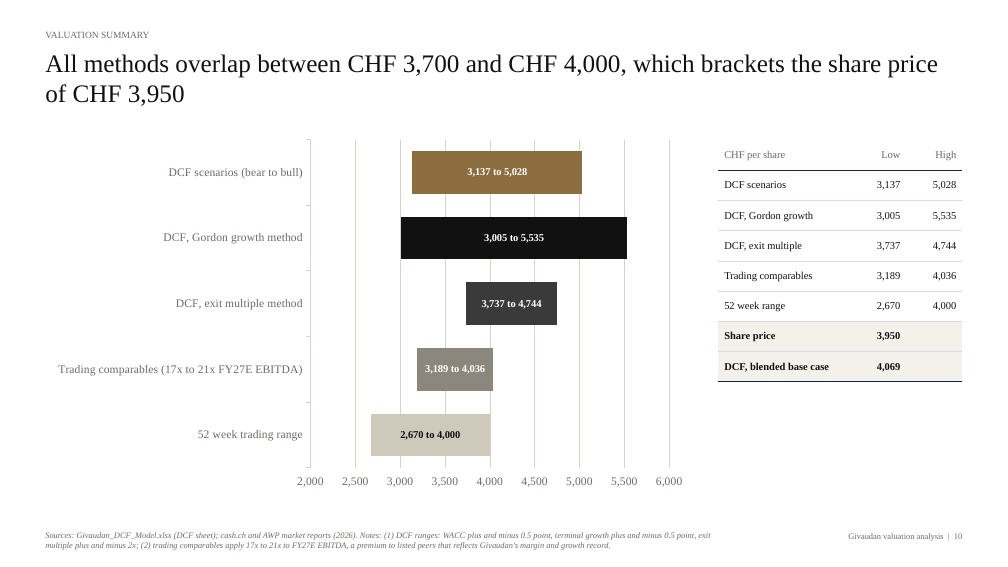
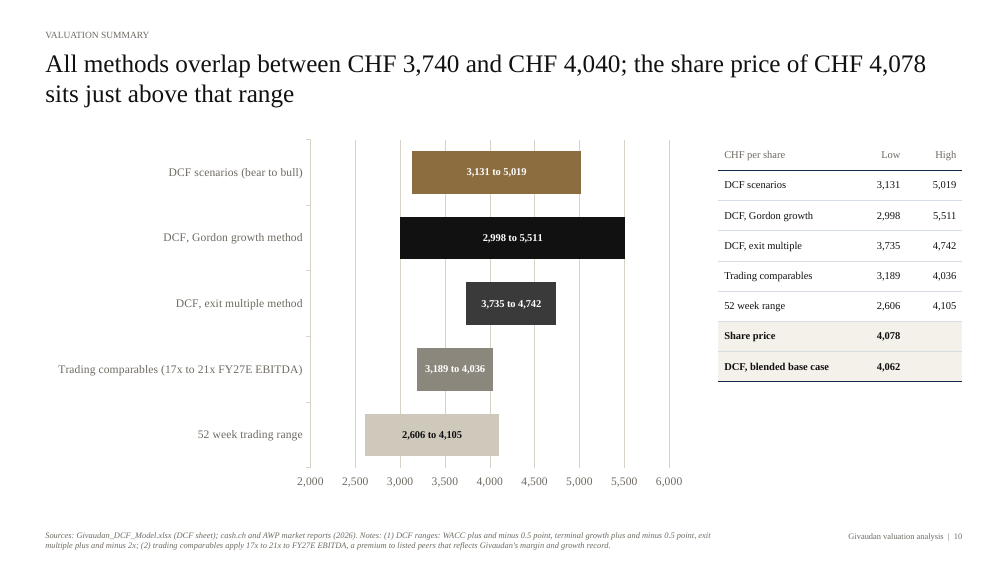
Before and after one commit to pascalielric/financelab, a slide deck: slide 10 of downloads/Givaudan_Valuation_Deck.pptx. Drawn at 1008x567 pixels with LibreOffice and Linux fonts; fonts in the diff are those of the drawing. Boxes give left, top, right and bottom in pixels: in the first picture for what was removed or moved away, otherwise in the second. Text is boxed around its words. In the diff, an @@ line names an element or a change of style, - is before the commit and + after.

```diff
--- a/downloads/Givaudan_Valuation_Deck.pptx
+++ b/downloads/Givaudan_Valuation_Deck.pptx
@@ text at (45, 54, 926, 108): text changed @@
-All methods overlap between CHF 3,700 and CHF 4,000, which brackets the share price of CHF 3,950
+All methods overlap between CHF 3,740 and CHF 4,040; the share price of CHF 4,078 sits just above that range
@@ bar stacked chart at (45, 132, 696, 495) @@
@@ Series 1, 52 week trading range: 2700 to 2600 @@
@@ Series 2, 52 week trading range: 1300 to 1500 @@
@@ data labels of Series 2 added @@
@@ table at (718, 140, 963, 382) @@
-row 2, column 2: 3,137
+row 2, column 2: 3,131
-row 2, column 3: 5,028
+row 2, column 3: 5,019
-row 3, column 2: 3,005
+row 3, column 2: 2,998
-row 3, column 3: 5,535
+row 3, column 3: 5,511
-row 4, column 2: 3,737
+row 4, column 2: 3,735
-row 4, column 3: 4,744
+row 4, column 3: 4,742
-row 6, column 2: 2,670
+row 6, column 2: 2,606
-row 6, column 3: 4,000
+row 6, column 3: 4,105
-row 7, column 2: 3,950
+row 7, column 2: 4,078
-row 8, column 2: 4,069
+row 8, column 2: 4,062
```
Also in this commit, not shown: 7 other slides changed, 8 other files.
